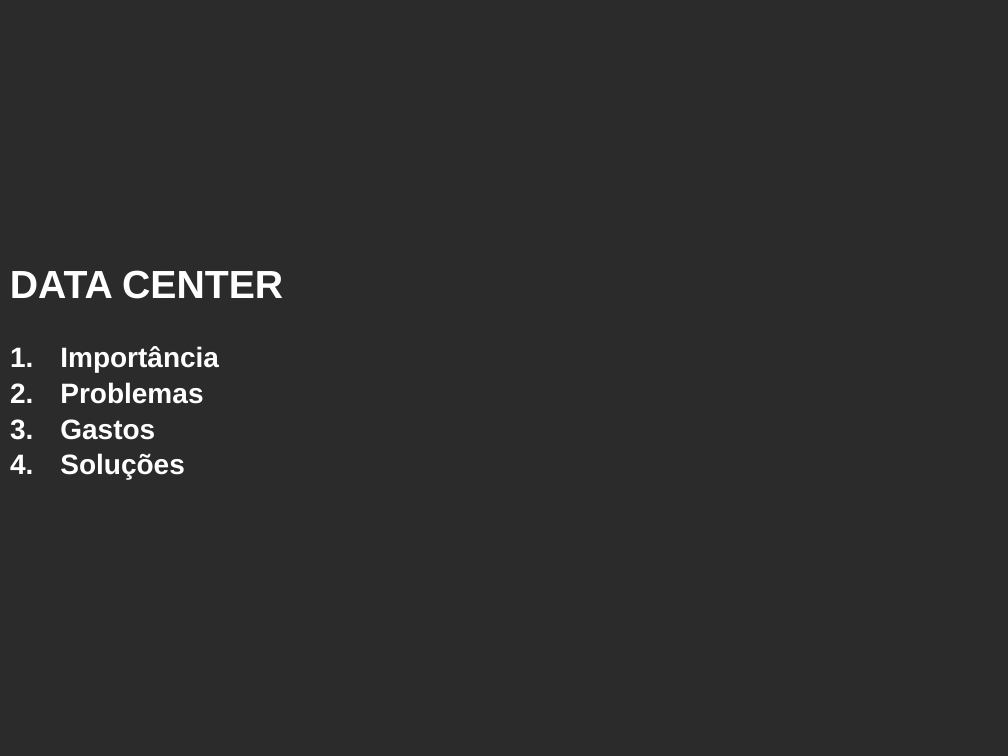
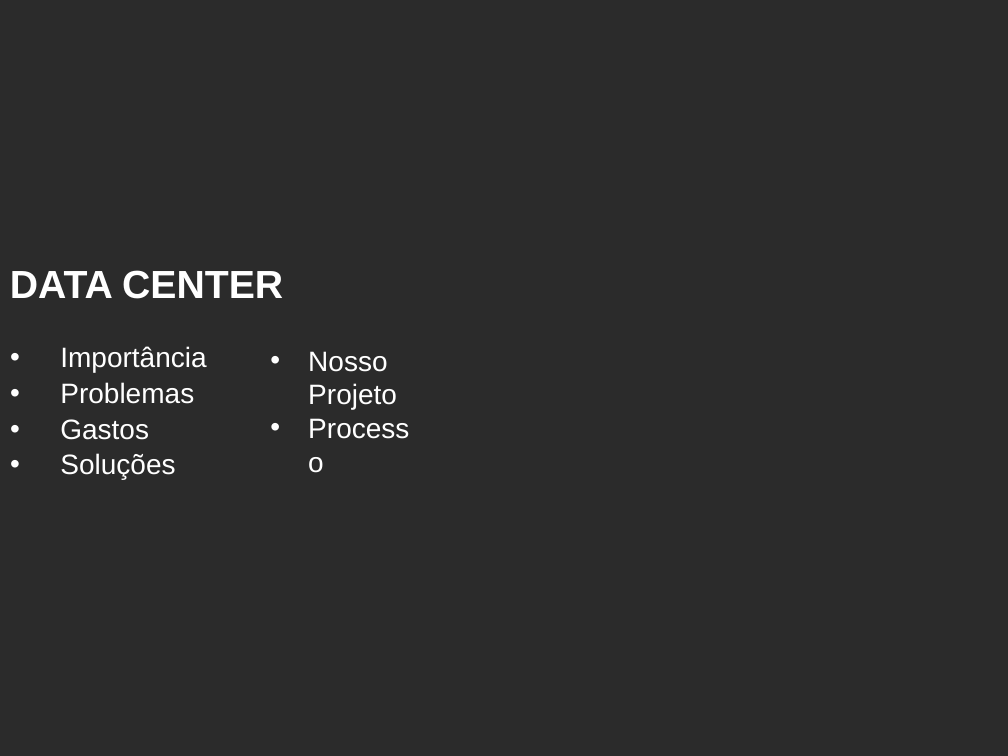
Before and after one commit to viniciushcano/PI-1o-semestre, a slide deck: slide 1 of ppt/DataCenter.pptx. Drawn at 1008x756 pixels with LibreOffice and Linux fonts; fonts in the diff are those of the drawing; background and template pictures are left out; a plain dark background stands for a picture behind light text. Boxes give left, top, right and bottom in pixels: in the first picture for what was removed or moved away, otherwise in the second. Text is boxed around its words. In the diff, an @@ line names an element or a change of style, - is before the commit and + after.

```diff
--- a/ppt/DataCenter.pptx
+++ b/ppt/DataCenter.pptx
@@ text "Importância" at (60, 346, 206, 480): bold off; bullet 1. to • @@
@@ text added at (308, 351, 397, 410), 20 pt, text #FFFFFF @@
+• Nosso Projeto
+• Processo
```
Also in this commit, not shown: 1 other slide changed, 1 slide removed.
